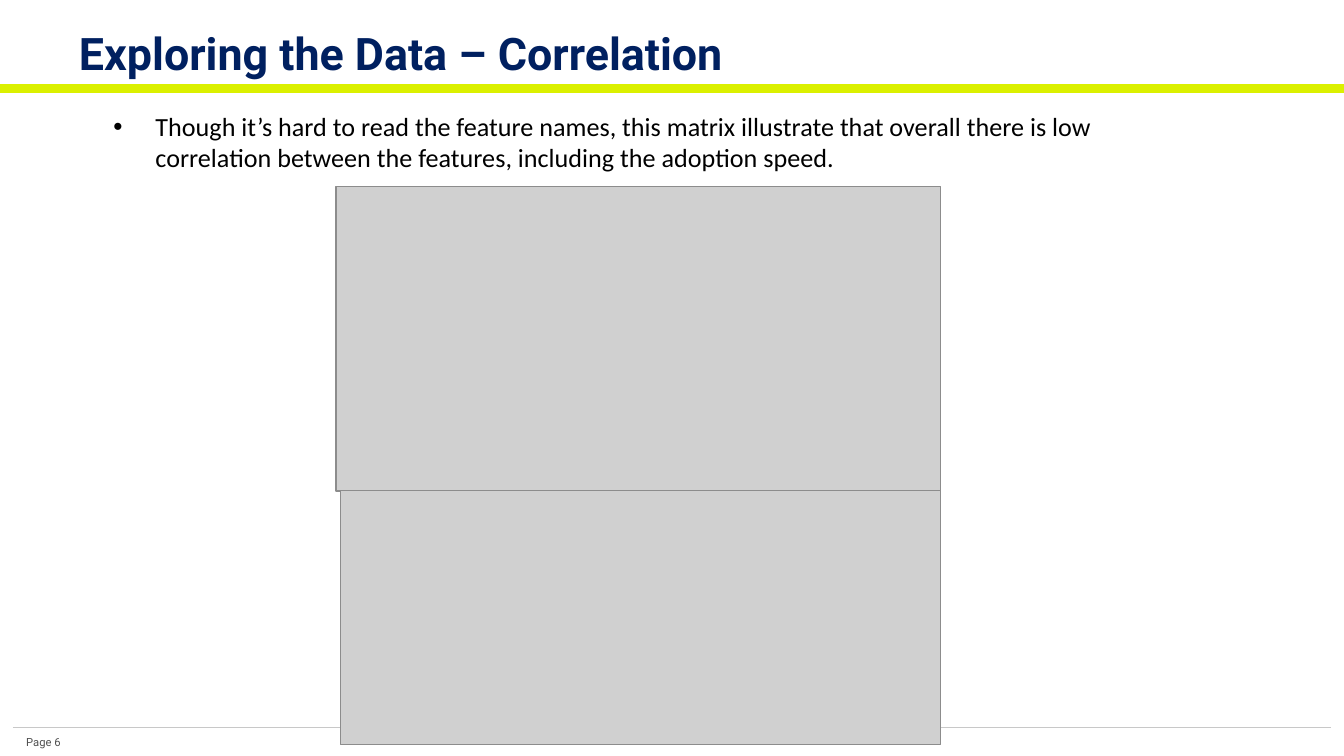
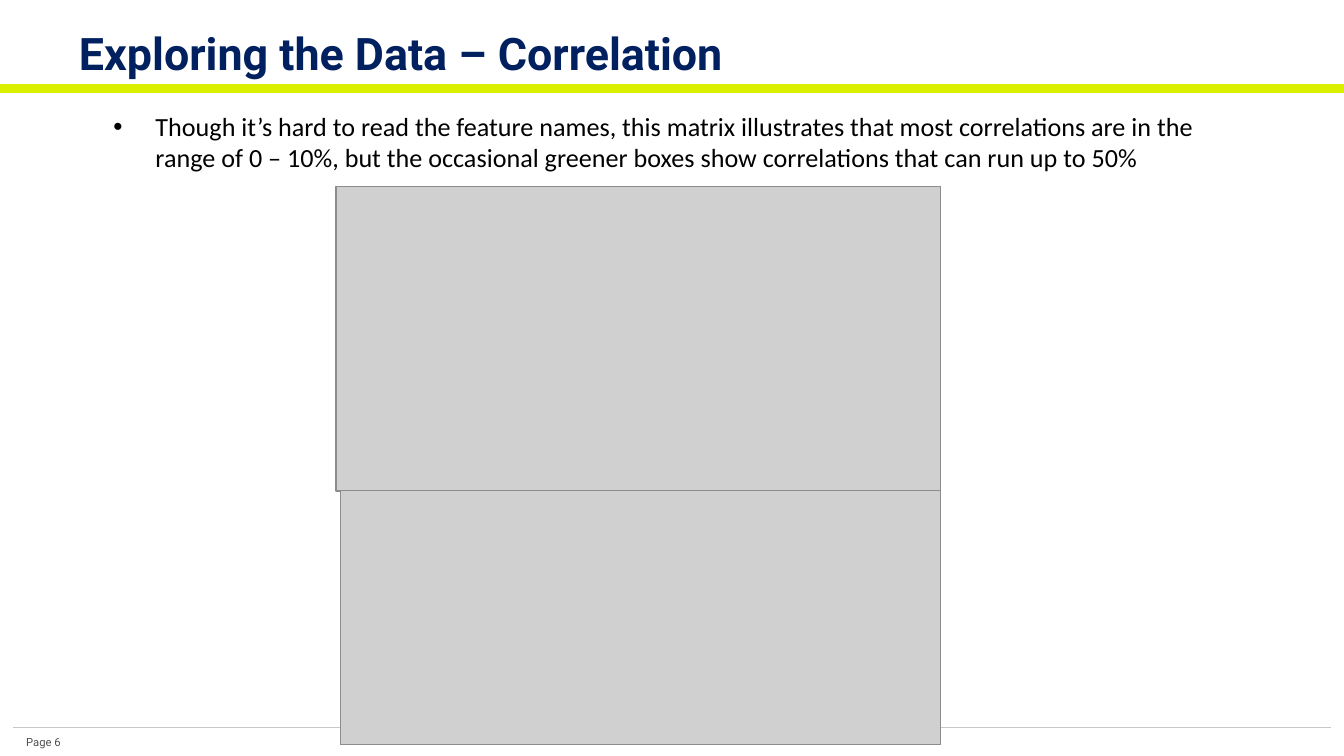
Before and after one commit to krpopkin/CapstoneProject2Repository, a slide deck: slide 6 of 05 Final Report/Project 2 - Final Report.pptx. Drawn at 1344x756 pixels with LibreOffice and Linux fonts; fonts in the diff are those of the drawing; grey boxes stand for pictures. Boxes give left, top, right and bottom in pixels: in the first picture for what was removed or moved away, otherwise in the second. Text is boxed around its words. In the diff, an @@ line names an element or a change of style, - is before the commit and + after.

```diff
--- a/05 Final Report/Project 2 - Final Report.pptx
+++ b/05 Final Report/Project 2 - Final Report.pptx
@@ text at box(155, 117, 1192, 172): text changed @@
-• Though it’s hard to read the feature names, this matrix illustrate that overall there is low correlation between the features, including the adoption speed.
+• Though it’s hard to read the feature names, this matrix illustrates that most correlations are in the range of 0 – 10%, but the occasional greener boxes show correlations that can run up to 50%
```
Also in this commit, not shown: 3 other slides changed, 26 other files.
